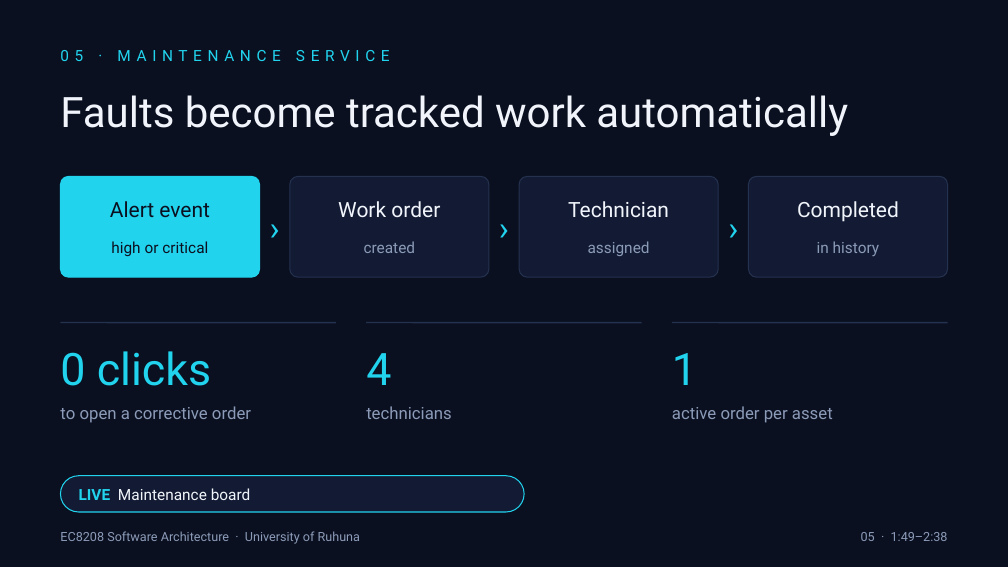
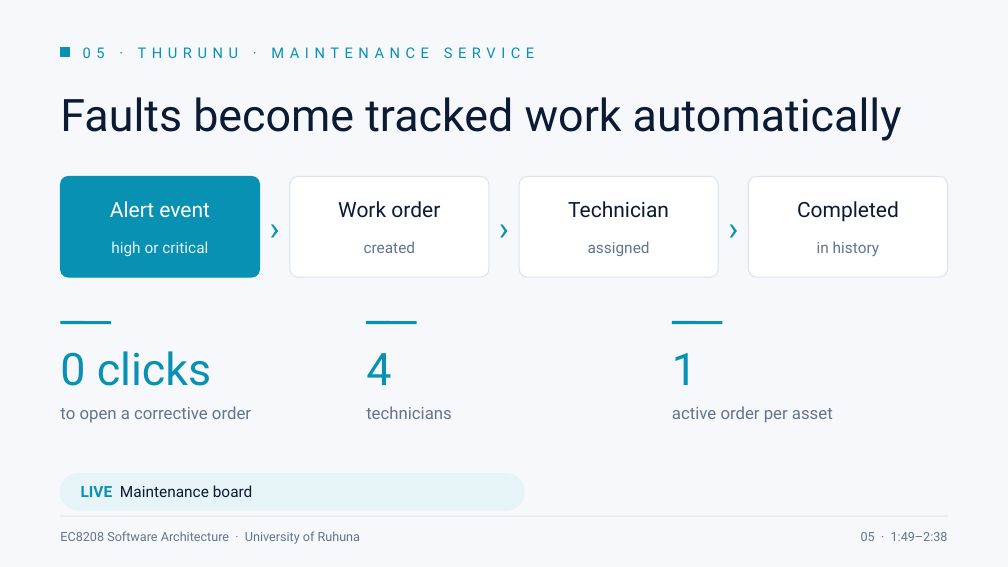
Before and after one commit to CharithManaujayaMUTEC/REOAGMS, a slide deck: slide 5 of deliverables/REOAGMS-Team-Presentation.pptx. Drawn at 1008x567 pixels with LibreOffice and Linux fonts; fonts in the diff are those of the drawing. Boxes give left, top, right and bottom in pixels: in the first picture for what was removed or moved away, otherwise in the second. Text is boxed around its words. In the diff, an @@ line names an element or a change of style, - is before the commit and + after.

```diff
--- a/deliverables/REOAGMS-Team-Presentation.pptx
+++ b/deliverables/REOAGMS-Team-Presentation.pptx
@@ background #0A1020 to #F6F8FB @@
@@ rectangle added at bbox=[60, 47, 70, 56], fill #0891B2, outline #0891B2 1 pt @@
@@ text at bbox=[83, 47, 534, 58]: text changed; size 11 to 10.5 pt; text colour #22D3EE to #0891B2 @@
-05 · MAINTENANCE SERVICE
+05 · THURUNU · MAINTENANCE SERVICE
@@ text "Faults become tracked work automatically" at bbox=[60, 97, 902, 141]: size 30 to 32 pt, text colour #F1F5FB to #0B1B33 @@
@@ rounded rectangle at bbox=[60, 176, 260, 277]: fill #22D3EE to #0891B2; outline #22D3EE 0.75 pt to #0891B2 0.75 pt @@
@@ fill #121B33 to #FFFFFF; outline #24314F 0.75 pt to #DCE3EE 0.75 pt in 3 elements at bbox=[290, 176, 490, 277], bbox=[519, 176, 719, 277], bbox=[748, 176, 948, 277] @@
@@ text "Alert event" at bbox=[110, 201, 210, 218]: text colour #0A1020 to #FFFFFF @@
@@ text colour #22D3EE to #0891B2 in 6 elements at bbox=[60, 351, 211, 386], bbox=[366, 353, 391, 385], bbox=[672, 353, 697, 385], bbox=[260, 197, 290, 257], bbox=[489, 197, 519, 257], bbox=[718, 197, 748, 257] @@
@@ text colour #F1F5FB to #0B1B33 in 3 elements at bbox=[338, 201, 440, 218], bbox=[568, 201, 669, 218], bbox=[797, 201, 899, 222] @@
@@ text "high or critical" at bbox=[111, 241, 208, 256]: text colour #0A1020 to #E6F4F8 @@
@@ line removed from (60, 323) to (336, 323) @@
@@ line added from (60, 323) to (111, 323), #0891B2 2.25 pt @@
@@ line removed from (366, 323) to (642, 323) @@
@@ line added from (366, 323) to (416, 323), #0891B2 2.25 pt @@
@@ line removed from (672, 323) to (948, 323) @@
@@ line added from (672, 323) to (723, 323), #0891B2 2.25 pt @@
@@ text colour #8C9BB8 to #64748B in 8 elements at bbox=[60, 531, 360, 544], bbox=[861, 532, 948, 541], bbox=[364, 241, 416, 253], bbox=[588, 241, 650, 256], bbox=[817, 241, 880, 256], bbox=[60, 406, 251, 423], bbox=[366, 406, 452, 419], bbox=[672, 406, 833, 423] @@
@@ rounded rectangle at bbox=[60, 474, 524, 510]: fill #121B33 to #E6F4F8; outline #22D3EE 0.75 pt to #E6F4F8 1 pt @@
@@ text "LIVE Maintenance board" at bbox=[81, 485, 253, 497]: text colour #22D3EE to #0891B2 in "LIVE"; text colour #F1F5FB to #0B1B33 in "Maintenance board" @@
@@ line added from (60, 516) to (948, 516), #DCE3EE 0.75 pt @@
```
Also in this commit, not shown: 9 other slides changed, 1 other file.
